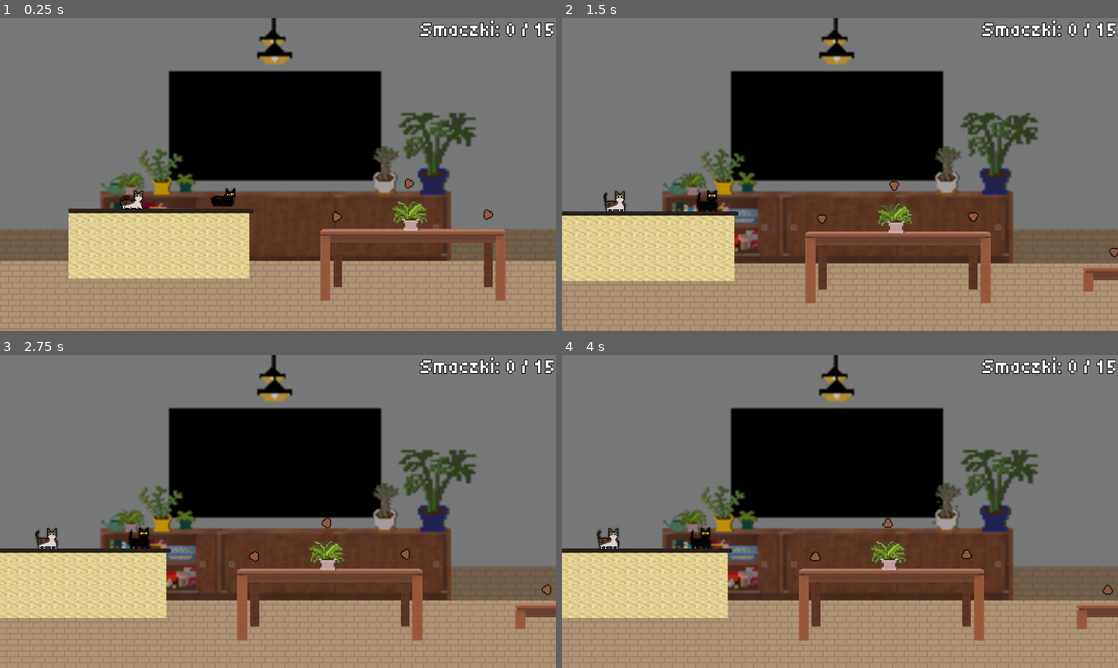
Above: before the commit, frames 1-4 (two rows, left to right).
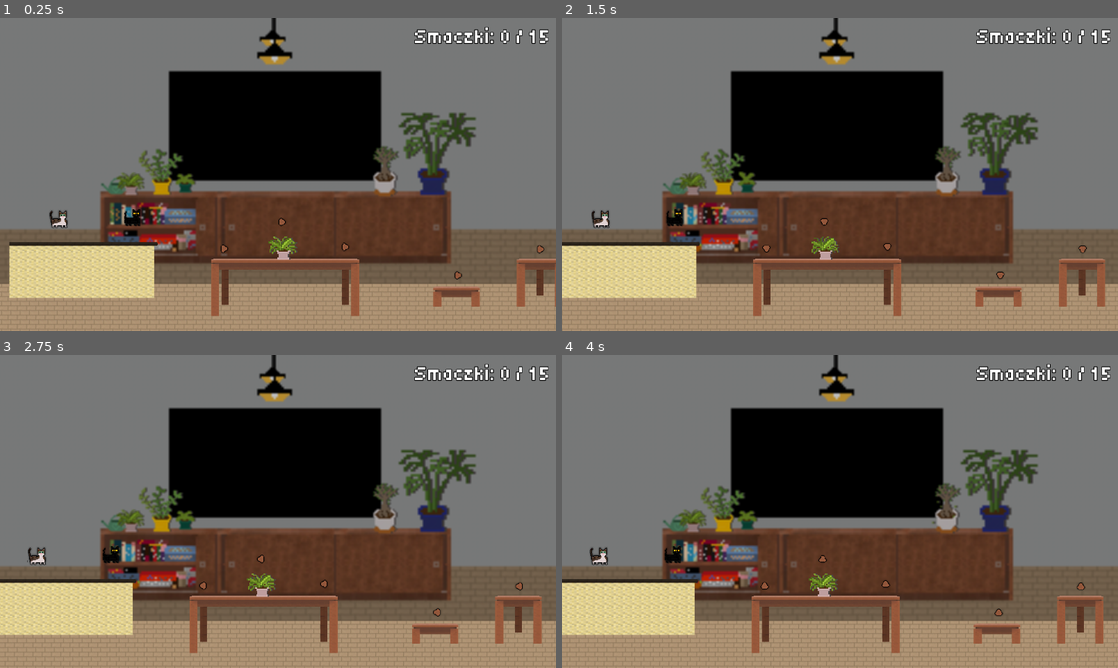
Above: after the commit, the same moments.

Repository: krzkro4122/kocia-gra
Game: Godot game, scene res://scenes/game.tscn
Two runs of this game, one before a commit and one after it. Both use one fixed random seed, a clock stepped at 60 frames per second and the inputs below.
Inputs:
- Up to frame 1 (0.25 s): no input
- Up to frame 2 (1.5 s): no input
- Up to frame 3 (2.75 s): no input
- Up to frame 4 (4 s): no input

The runs differ from the first frame. In frame 1, 19% of the frame differs, in the area x 0-100%, y 0-100%; in frame 2, 16%; in frame 3, 16%; in frame 4, 16%.

Commit message:
Working HP bar and dual player zooming camera <3

Diff:
--- a/scenes/cat.tscn
+++ b/scenes/cat.tscn
@@ -2,7 +2,7 @@
 
 [ext_resource type="Script" uid="uid://boa32aqpnte2d" path="res://scripts/cat.gd" id="1_se5fe"]
 [ext_resource type="Texture2D" uid="uid://xkqjguj08h7s" path="res://assets/sprites/explosion.png" id="2_kedyd"]
-[ext_resource type="Script" uid="uid://g8b2aw3dn7e" path="res://scenes/state_machine.gd" id="2_se5fe"]
+[ext_resource type="Script" uid="uid://g8b2aw3dn7e" path="res://scripts/state_machine.gd" id="2_se5fe"]
 [ext_resource type="Script" uid="uid://c5ddufvbbox2a" path="res://scripts/states/CatIdle.gd" id="3_t8pth"]
 [ext_resource type="Script" uid="uid://br5t2hcrc517h" path="res://scripts/states/CatRest.gd" id="4_cxap7"]
 [ext_resource type="Script" uid="uid://cvjrvysg6a8vi" path="res://scripts/states/CatMove.gd" id="5_tol8a"]
--- a/scenes/game.tscn
+++ b/scenes/game.tscn
@@ -1,9 +1,10 @@
-[gd_scene load_steps=80 format=4 uid="uid://b8h4l518sionq"]
+[gd_scene load_steps=81 format=4 uid="uid://b8h4l518sionq"]
 
 [ext_resource type="Script" uid="uid://cab6wpery64r4" path="res://scripts/game_manager.gd" id="1_rysoc"]
 [ext_resource type="PackedScene" uid="uid://cphwv4vaft32m" path="res://scenes/cat.tscn" id="2_ca42v"]
 [ext_resource type="Texture2D" uid="uid://bs1mdn3vsh8hf" path="res://assets/sprites/table.png" id="3_lnu2h"]
 [ext_resource type="Texture2D" uid="uid://uqdshihvrpsh" path="res://assets/sprites/kotki-sheet.png" id="3_rysoc"]
+[ext_resource type="Script" uid="uid://5ct1vx57rf84" path="res://scenes/camera_2d.gd" id="4_264po"]
 [ext_resource type="Texture2D" uid="uid://clorocjlx51s3" path="res://assets/sprites/polka.png" id="4_kvuet"]
 [ext_resource type="Texture2D" uid="uid://cxlg24hkt6047" path="res://assets/sprites/background.png" id="4_lbhrr"]
 [ext_resource type="PackedScene" uid="uid://cr7ehj08aorbw" path="res://scenes/killzone.tscn" id="5_iywne"]
@@ -524,34 +525,42 @@
 jump_height = 350
 move_speed = 250
 
-[node name="Camera2D" type="Camera2D" parent="GameManager/Kotki/Honcia"]
-zoom = Vector2(2.5, 2.5)
+[node name="AnimatedSprite2D" type="AnimatedSprite2D" parent="GameManager/Kotki/Honcia"]
+texture_filter = 1
+sprite_frames = SubResource("SpriteFrames_ssvqc")
+animation = &"idle"
+autoplay = "idle"
+
+[node name="Kazik" parent="GameManager/Kotki" node_paths=PackedStringArray("animated_sprite") instance=ExtResource("2_ca42v")]
+position = Vector2(166, 421)
+cat_name = "kazik"
+animated_sprite = NodePath("AnimatedSprite2D")
+jump_height = 350
+move_speed = 250
+
+[node name="AnimatedSprite2D" type="AnimatedSprite2D" parent="GameManager/Kotki/Kazik"]
+texture_filter = 1
+position = Vector2(0, 1)
+sprite_frames = SubResource("SpriteFrames_ca42v")
+animation = &"move"
+autoplay = "idle"
+
+[node name="Camera2D" type="Camera2D" parent="GameManager" node_paths=PackedStringArray("player1", "player2")]
+position = Vector2(518, 618)
+zoom = Vector2(2, 2)
+process_callback = 0
 limit_left = 100
 limit_top = 200
 limit_bottom = 900
 limit_smoothed = true
 position_smoothing_enabled = true
 position_smoothing_speed = 2.0
-
-[node name="AnimatedSprite2D" type="AnimatedSprite2D" parent="GameManager/Kotki/Honcia"]
-texture_filter = 1
-sprite_frames = SubResource("SpriteFrames_ssvqc")
-animation = &"idle"
-autoplay = "idle"
-
-[node name="Kazik" parent="GameManager/Kotki" node_paths=PackedStringArray("animated_sprite") instance=ExtResource("2_ca42v")]
-position = Vector2(166, 421)
-cat_name = "kazik"
-animated_sprite = NodePath("AnimatedSprite2D")
-jump_height = 350
-move_speed = 250
-
-[node name="AnimatedSprite2D" type="AnimatedSprite2D" parent="GameManager/Kotki/Kazik"]
-texture_filter = 1
-position = Vector2(0, 1)
-sprite_frames = SubResource("SpriteFrames_ca42v")
-animation = &"move"
-autoplay = "idle"
+script = ExtResource("4_264po")
+player1 = NodePath("../Kotki/Honcia")
+player2 = NodePath("../Kotki/Kazik")
+min_zoom = 1.7
+zoom_margin = 450.0
+zoom_speed = 0.7
 
 [node name="Snacks" type="Node2D" parent="GameManager"]
 position = Vector2(526, 789)
--- a/scenes/hud.tscn
+++ b/scenes/hud.tscn
@@ -1,7 +1,8 @@
-[gd_scene load_steps=3 format=3 uid="uid://c6oex88824cby"]
+[gd_scene load_steps=4 format=3 uid="uid://c6oex88824cby"]
 
 [ext_resource type="Script" uid="uid://6d7drftoqkqs" path="res://scripts/hud.gd" id="1_oo0fn"]
 [ext_resource type="Theme" uid="uid://b0agi2la8568i" path="res://assets/themes/hud.tres" id="3_5ysmq"]
+[ext_resource type="PackedScene" uid="uid://boaxutng51shj" path="res://scenes/health_bar.tscn" id="3_6fi6k"]
 
 [node name="HUD" type="CanvasLayer"]
 script = ExtResource("1_oo0fn")
@@ -11,8 +12,10 @@
 anchors_preset = 1
 anchor_left = 1.0
 anchor_right = 1.0
-offset_left = -106.0
-offset_bottom = 23.0
+offset_left = -451.0
+offset_top = 24.0
+offset_right = -19.0
+offset_bottom = 105.0
 grow_horizontal = 0
 theme = ExtResource("3_5ysmq")
 theme_override_colors/font_outline_color = Color(0, 0, 0, 1)
@@ -34,3 +37,10 @@
 theme_override_font_sizes/font_size = 164
 horizontal_alignment = 1
 vertical_alignment = 1
+
+[node name="HealthBar" parent="." instance=ExtResource("3_6fi6k")]
+offset_left = 10.0
+offset_top = 59.000004
+offset_right = 18.0
+offset_bottom = 59.000004
+scale = Vector2(1.3287688, 1.3287688)
--- a/scenes/life_bubble.tscn
+++ b/scenes/life_bubble.tscn
@@ -1,3 +1,54 @@
-[gd_scene format=3 uid="uid://b5uug7pj1l4p8"]
+[gd_scene load_steps=8 format=3 uid="uid://b5uug7pj1l4p8"]
 
-[node name="LifeBubble" type="Node2D"]
+[ext_resource type="Texture2D" uid="uid://xkqjguj08h7s" path="res://assets/sprites/explosion.png" id="1_vbnok"]
+[ext_resource type="Script" uid="uid://7cngwaw1yh27" path="res://scripts/life_bubble.gd" id="1_xc0mi"]
+[ext_resource type="Script" uid="uid://dotgydka7ys1u" path="res://scripts/animated_texture_rect.gd" id="3_23y4v"]
+
+[sub_resource type="AtlasTexture" id="AtlasTexture_23y4v"]
+atlas = ExtResource("1_vbnok")
+region = Rect2(0, 0, 64, 64)
+
+[sub_resource type="AtlasTexture" id="AtlasTexture_y5h1l"]
+atlas = ExtResource("1_vbnok")
+region = Rect2(0, 64, 64, 64)
+
+[sub_resource type="AtlasTexture" id="AtlasTexture_cnneq"]
+atlas = ExtResource("1_vbnok")
+region = Rect2(0, 128, 64, 64)
+
+[sub_resource type="SpriteFrames" id="SpriteFrames_ttskw"]
+animations = [{
+"frames": [{
+"duration": 1.0,
+"texture": SubResource("AtlasTexture_23y4v")
+}, {
+"duration": 1.0,
+"texture": SubResource("AtlasTexture_y5h1l")
+}, {
+"duration": 1.0,
+"texture": SubResource("AtlasTexture_cnneq")
+}],
+"loop": false,
+"name": &"default",
+"speed": 5.5
+}]
+
+[node name="LifeBubble" type="Control"]
+layout_mode = 3
+anchors_preset = 0
+offset_top = -28.0
+offset_bottom = -28.0
+script = ExtResource("1_xc0mi")
+
+[node name="AnimatedTextureRect" type="TextureRect" parent="."]
+layout_mode = 1
+anchors_preset = 15
+anchor_right = 1.0
+anchor_bottom = 1.0
+offset_bottom = 1.0
+grow_horizontal = 2
+grow_vertical = 2
+texture = SubResource("AtlasTexture_23y4v")
+script = ExtResource("3_23y4v")
+sprites = SubResource("SpriteFrames_ttskw")
+stop_at_last_frame = true
--- a/scenes/state_machine.gd
+++ /dev/null
@@ -1,44 +0,0 @@
-extends Node
-
-@export var initial_state : CatState
-
-var current_state: CatState
-var states: Dictionary = {}
-
-
-func _ready() -> void:
-	for child in get_children():
-		if child is CatState:
-			var child_name = child.name.to_lower()
-			child.set_state_name(child_name)
-			states[child_name] = child
-			child.Transitioned.connect(on_child_transition)
-
-	if initial_state:
-		initial_state.Enter()
-		current_state = initial_state
-
-
-func _process(delta: float) -> void:
-	if current_state:
-		current_state.Update(delta)
-
-
-func _physics_process(delta: float) -> void:
-	if current_state:
-		current_state.Physics_update(delta)
-
-
-func on_child_transition(state, new_state_name):
-	if state != current_state:
-		return
-
-	var new_state = states.get(new_state_name.to_lower())
-	if !new_state:
-		return
-
-	if current_state:
-		current_state.Exit()
-
-	new_state.Enter()
-	current_state = new_state
--- a/scripts/cat.gd
+++ b/scripts/cat.gd
@@ -12,10 +12,12 @@
 @onready var ground_detector: RayCast2D = $GroundDetector
 @onready var game_manager: Node = %GameManager
 @onready var explosion_sprite: AnimatedSprite2D = $ExplosionSprite
+@onready var state_machine: Node = $StateMachine
 
 
 var dead = false
 var last_safe_position
+
 
 func _ready() -> void:
 	Died.connect(game_manager.cat_died)
@@ -31,14 +33,20 @@
 		move_and_slide()
 
 
-func _on_died(cat_name: String) -> void:
+func change_state_to(state_name: String):
+	state_machine.on_child_transition(state_machine.current_state, state_name)
+
+
+
+func _on_died(_cat_name: String) -> void:
+	change_state_to("fall")
 	dead = true
 	animated_sprite.flip_v = true
 	explosion_sprite.play("explode")
 
 
 func respawn() -> void:
-	print(cat_name + " respawned!")
+	change_state_to("rest")
 	dead = false
 	animated_sprite.flip_v = false
 	position = last_safe_position
--- a/scripts/game_manager.gd
+++ b/scripts/game_manager.gd
@@ -5,6 +5,7 @@
 var respawn_wait_time = 2.0
 var cats: Dictionary[StringName, Variant] = {}
 var total_points: int
+var game_is_over: bool
 
 @onready var snacks: Node2D = $Snacks
 @onready var hud: CanvasLayer = $HUD
@@ -47,6 +48,7 @@
 func lose_check() -> bool:
 	if lives < 1:
 		hud.lose()
+		game_is_over = true
 		Engine.time_scale = 0.4
 
 	return lives < 1
@@ -55,9 +57,10 @@
 func cat_died(cat_name: String) -> void:
 	print(cat_name + " is dead.")
 	lives -= 1
+	if not game_is_over:
+		hud.lose_life()
 
-	var is_over = lose_check()
-	if not is_over:
+	if not lose_check():
 		var cat_objects = cats.get(cat_name)
 		var respawn_timer = cat_objects.respawn_timer
 		if respawn_timer:
--- a/scripts/hud.gd
+++ b/scripts/hud.gd
@@ -2,11 +2,14 @@
 
 @onready var score_label: Label = $ScoreLabel
 @onready var message_label: Label = $MessageLabel
+@onready var health_bar: Control = $HealthBar
 
 const formatString = 'Smaczki: %d / %d'
 const winMessage = 'Zwycięstwo!'
 const loseMessage = 'Przejebane :C'
 
+var GREEN_COLOR = Color.html('#4ef54e')
+var RED_COLOR = Color.html('#d10013')
 
 func _ready() -> void:
 	score_label.text = formatString % [0, 0]
@@ -16,16 +19,19 @@
 func update_score(score: int, total_points: int) -> void:
 	score_label.text = formatString % [score, total_points]
 
+func lose_life() -> void:
+	health_bar.lose_life()
+
 
 func win() -> void:
 	print(winMessage)
 	message_label.text = winMessage
-	message_label.modulate.hex(0x4ef54e)
+	message_label.add_theme_color_override("font_color", GREEN_COLOR)
 	message_label.show()
 
 
 func lose() -> void:
 	print(loseMessage)
 	message_label.text = loseMessage
-	message_label.modulate.hex(0xd10013)
+	message_label.add_theme_color_override("font_color", RED_COLOR)
 	message_label.show()
--- a/scripts/states/CatState.gd
+++ b/scripts/states/CatState.gd
@@ -2,8 +2,8 @@
 
 class_name CatState
 
+@warning_ignore("unused_signal")
 signal Transitioned
-
 
 @export var cat: CharacterBody2D
 
Not shown, removed: scenes/state_machine.gd.uid
